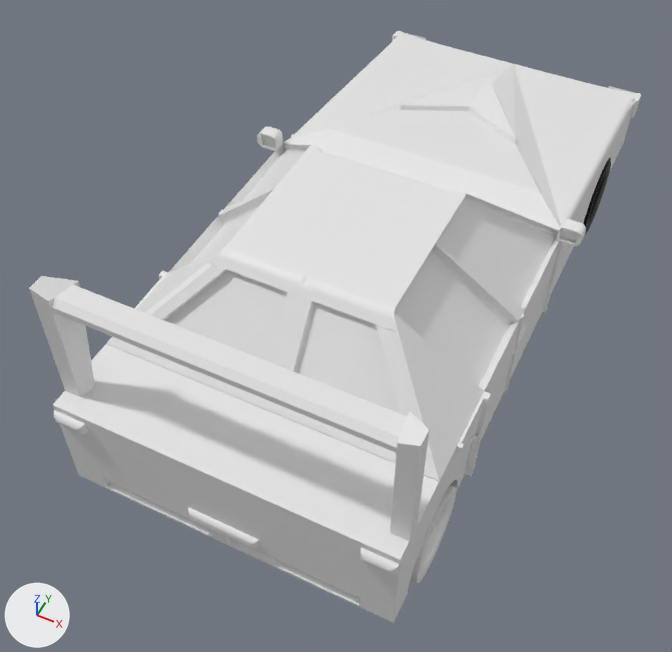
The Blender file Assets/Art/Blender Project/car.blend as it was, and as the next commit left it.
The view is the same before and after, from a camera (50 mm lens) standing at (2.47, -4.65, 7.43) and looking at (-0.19, 0.67, 0.78). The lights are fixed; the arrows at lower left show +X, +Y and +Z.

Names of what the first picture shows: 'Car Body', 'Rear Wheels'.
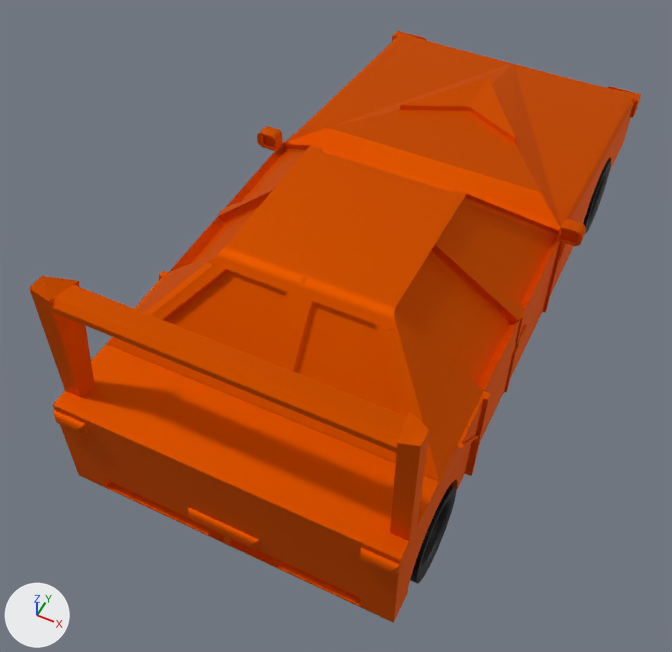
Boxes (x1, y1, x2, y2) around the edits, measured in the pictures (672 x 652 px):
'Car Body', recoloured (white to orange): (29, 31, 641, 623) in both
part 1 of me_cube_007, recoloured (grey to black): (410, 485, 456, 583) in both

What the commit changed:
Picture 'Car Body' (img_car_body) is new.
Material 'Material.002' (mat_material_002) is new.
Its texture is img_car_body.
Its metallic is 1.0.
Its roughness is 0.718.
Its specular ior level is 1.0.
me_cube_001 has 1025 vertices, 1944 faces, 3 loose edges and spans x -1.68..0.0, y -1.76..5.05, z -1.01..1.16.
me_cube_001 now uses material mat_material_002 (picture img_car_body).
me_cube_007 is used by ob_rear_wheels; location (0.0, -4.67, 1.58).
me_cube_007 had 3329 vertices, 3272 faces and spanned x -1.506..-1.16, y 3.358..4.187, z -1.344..-0.516.
me_cube_007 now has 3336 vertices, 3299 faces and spans x -1.506..-1.16, y 3.358..4.187, z -1.344..-0.516.
me_cube_007 part 1: 3272 faces spanning x -1.506..-1.16, y 3.358..4.187, z -1.344..-0.516 switch from no material to mat_material.
